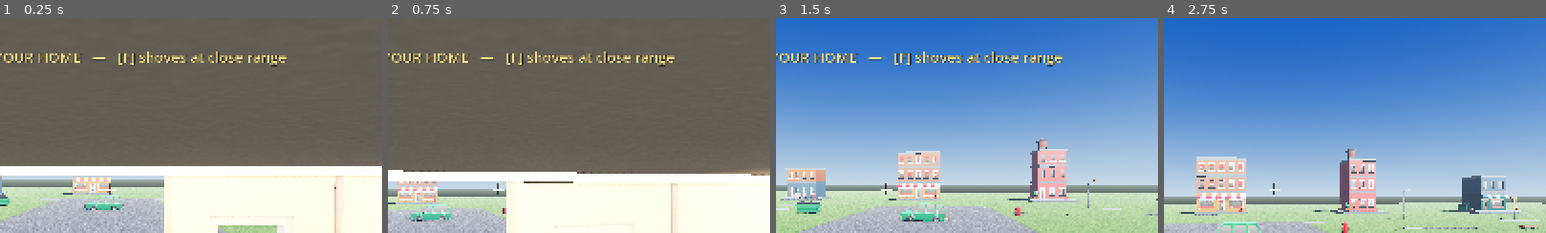
Above: before the commit, frames 1-4 (left to right).
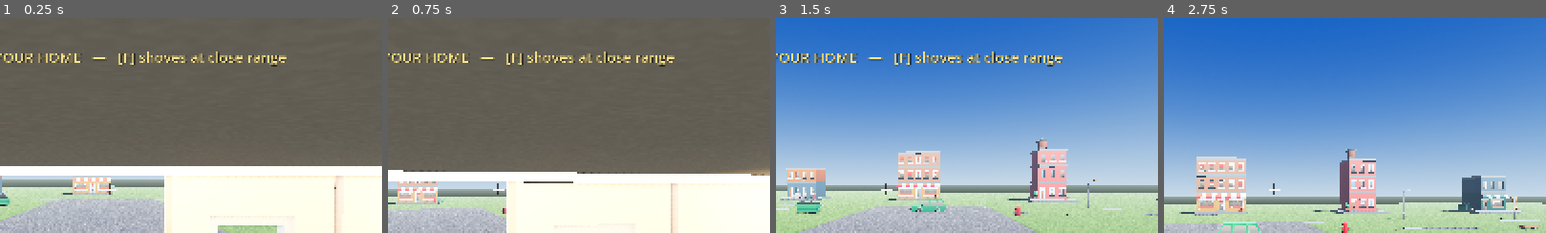
Above: after the commit, the same moments.

Repository: richardbrandel/home-invasion-godot
Game: Godot game, scene res://scenes/main.tscn
Two runs of this game, one before a commit and one after it. Both use one fixed random seed, a clock stepped at 60 frames per second and the inputs below.
Inputs (mouse positions are % of the whole screen's width and height, from its top left):
- Up to frame 1 (0.25 s): no input
- Up to frame 2 (0.75 s): tap Enter at 0.5, 0.6 s; move the mouse to (55, 50) at 0.52 s; hold W from 0.53 s (still down); click (55, 50) at 0.67 s
- Up to frame 3 (1.5 s): keep holding W; move the mouse to (45, 50) at 1.27 s; tap Enter at 1.35 s
- Up to frame 4 (2.75 s): keep holding W; move the mouse to (52, 48) at 2.02 s; tap 1 at 2.1 s; tap Enter at 2.3 s
The pictures show only the part of the screen within x 36-86%, y 10-60%; the shares and areas given below are measured in that part.

The runs differ from the first frame. In frame 1, 0.5% of the frame differs, in the area x 21-33%, y 77-90%; in frame 2, 0.5%; in frame 3, 0.9%, in the area x 32-46%, y 84-95%; in frame 4, nothing differs.

Commit message:
Let the van drive
Audit item 22, and the last place the world lied about itself. The van was placed once and
never referenced again, while the loss overlay claimed it drove off. It does now: it arrives
from the street while the intruder waits at the threshold — the two-second dwell and the
two-second approach are the same two seconds, so he arrives WITH his transport — and it
leaves when he does, on both the "took everything" ending and the "broke off and ran" one.

It is moved by POSITION rather than by a tween, so it is deterministic and cannot be left
half-way by a restart. The collision box under it moves with it, or the parked van would go
on blocking rays somewhere the model no longer is. At rest `off` is exactly zero, so it
returns to the position it was built at by construction and cannot drift.

The loss text is honest again: "The van drove off with everything."

TWO FIXTURE TRAPS, both worth recording.
- My instrumentation printed nothing and I spent a while convinced the van was never found.
  The guard was `_van_t < 0.1`, and **the first frame's delta was 0.149 s** — the engine's
  first frame includes load and settle, so the very first update already exceeded it. A
  "no output" result from a threshold you chose yourself is not evidence of anything until
  you have checked the threshold.
- Cleaning up that instrumentation with a regex left a stray continuation line and a parse
  error. `sed`-style edits on this file have now caused three separate self-inflicted
  failures this session; the pattern to avoid is a regex that spans a line break.

85 sim tests, 38 actor tests, heist 7/7, wallshot clean, hit zones clean.

Diff:
--- a/scripts/game.gd
+++ b/scripts/game.gd
@@ -135,6 +135,18 @@
 ## The police, who arrive from the street because a gunshot is what makes somebody call.
 var _siren: AudioStreamPlayer3D
 var _siren_t := 0.0
+## The van DRIVES. It was placed once and never referenced again, while the loss text
+## claimed it drove off — audit item 22, and the last place the world lied about itself.
+## It arrives from the street while the intruder waits at the threshold, and leaves when he
+## does. Parked for the whole of play, so the collision box under it stays honest.
+const VAN_ARRIVE := 2.0
+const VAN_LEAVE := 2.6
+const VAN_FAR := 34.0
+var _van: Node3D
+var _van_col: CollisionShape3D
+var _van_rest_z := 0.0
+var _van_phase := "parked"
+var _van_t := 0.0
 ## Set when he breaks off and runs, so the loss text can say how much he got away with
 ## rather than claiming he took everything.
 var _ran_off := false
@@ -205,6 +217,9 @@
 	process_priority = 100
 	_setup_environment()
 	House.build_all(self)
+	_van = find_child("Van", true, false) as Node3D
+	if _van != null:
+		_van_rest_z = _van.position.z
 	_build_collision()
 	_spawn_actors()
 	_build_hud()
@@ -415,11 +430,11 @@
 	var house := Sim.HOUSE
 	_add_box_at(body, house, 0.14, -0.06)                       # floor slab
 	_add_box_at(body, house, 0.22, House.WALL_TARGET_H + 0.11)  # ceiling slab
-	_add_box_at(body, Sim.VAN, 1.8, 0.9)                        # the van
+	_van_col = _add_box_at(body, Sim.VAN, 1.8, 0.9)             # the van
 
 
 ## Same as _add_box but with the box's vertical CENTRE given rather than its base.
-func _add_box_at(parent: Node3D, r: Rect2, h: float, centre_y: float) -> void:
+func _add_box_at(parent: Node3D, r: Rect2, h: float, centre_y: float) -> CollisionShape3D:
 	var cs := CollisionShape3D.new()
 	var shape := BoxShape3D.new()
 	shape.size = Vector3(r.size.x, h, r.size.y)
@@ -427,6 +442,7 @@
 	cs.position = Vector3(r.position.x + r.size.x * 0.5, centre_y,
 		r.position.y + r.size.y * 0.5)
 	parent.add_child(cs)
+	return cs
 
 
 func _add_box(parent: Node3D, r: Rect2, h: float) -> void:
@@ -629,6 +645,8 @@
 	if _siren != null:
 		_siren.stop()
 		_siren_t = 0.0
+	_van_phase = "arriving"
+	_van_t = 0.0
 	_ran_off = false
 	_escaped_with = 0
 	msg = "DEFEND YOUR HOME   \u2014   [F] shoves at close range"
@@ -827,6 +845,7 @@
 		_flash_t -= delta
 		if _flash_t <= 0.0:
 			_flash.visible = false
+	_update_van(delta)
 	if _siren != null and _siren_t > 0.0:
 		_siren_t -= delta
 		if _siren_t <= 0.0:
@@ -937,6 +956,7 @@
 				msg_t = 2.0
 			"allStolen":
 				_ran_off = false
+				_start_van_leave()
 				state = "lose"
 				_show_overlay(false)
 			"shoved":
@@ -959,6 +979,7 @@
 				# everything, and the text has to say which one happened.
 				_ran_off = true
 				_escaped_with = 3 - Sim.remaining(loot)
+				_start_van_leave()
 				state = "lose"
 				_show_overlay(false)
 			"thiefDown":
@@ -1484,6 +1505,38 @@
 		if player_actor != null:
 			player_actor.play_once(Actor.SHOOT)
 	_drain_events()
+
+
+## Drive the van in at the start and out at the end.
+##
+## It is moved by POSITION rather than by a tween, so it is deterministic and cannot be
+## left half-way by a restart. The collision box under it moves with it, or the parked van
+## would block rays somewhere the model no longer is.
+func _update_van(delta: float) -> void:
+	if _van == null:
+		return
+	var off := 0.0
+	if _van_phase == "arriving":
+		_van_t += delta
+		var u := clampf(_van_t / VAN_ARRIVE, 0.0, 1.0)
+		off = VAN_FAR * (1.0 - (u * u * (3.0 - 2.0 * u)))   # smoothstep in
+		if u >= 1.0:
+			_van_phase = "parked"
+	elif _van_phase == "leaving":
+		_van_t += delta
+		var u2 := clampf(_van_t / VAN_LEAVE, 0.0, 1.0)
+		off = VAN_FAR * u2 * u2                             # accelerates away
+		if u2 >= 1.0:
+			_van_phase = "gone"
+	_van.position.z = _van_rest_z + off
+	if _van_col != null:
+		_van_col.position.z = Sim.VAN.position.y + Sim.VAN.size.y * 0.5 + off
+
+
+func _start_van_leave() -> void:
+	if _van_phase != "gone":
+		_van_phase = "leaving"
+		_van_t = 0.0
 
 
 ## The police, heard from the street rather than on top of you.
@@ -1661,6 +1714,6 @@
 		_ov_sub.text = ("He broke off and ran — %d of 3 with him." % _escaped_with) \
 			+ "  [ENTER] to play again"
 	elif player["alive"]:
-		_ov_sub.text = "He got everything into the van.  [ENTER] to play again"
+		_ov_sub.text = "The van drove off with everything.  [ENTER] to play again"
 	else:
 		_ov_sub.text = "You were killed defending the house.  [ENTER] to play again"
